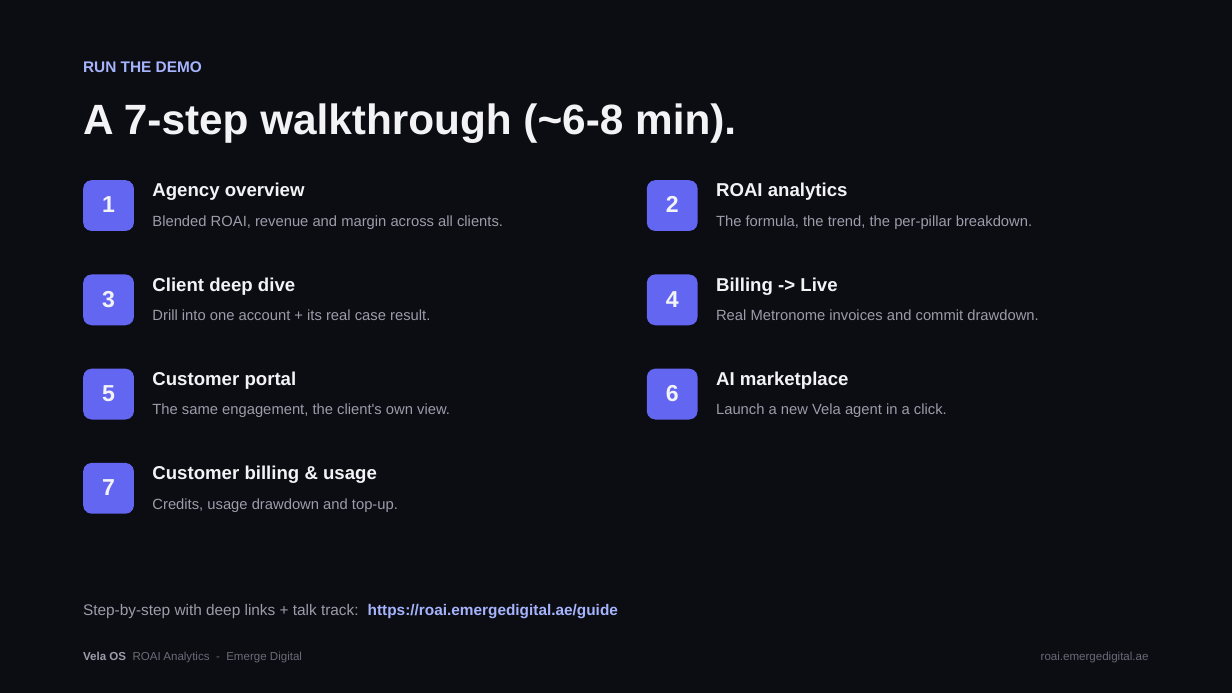
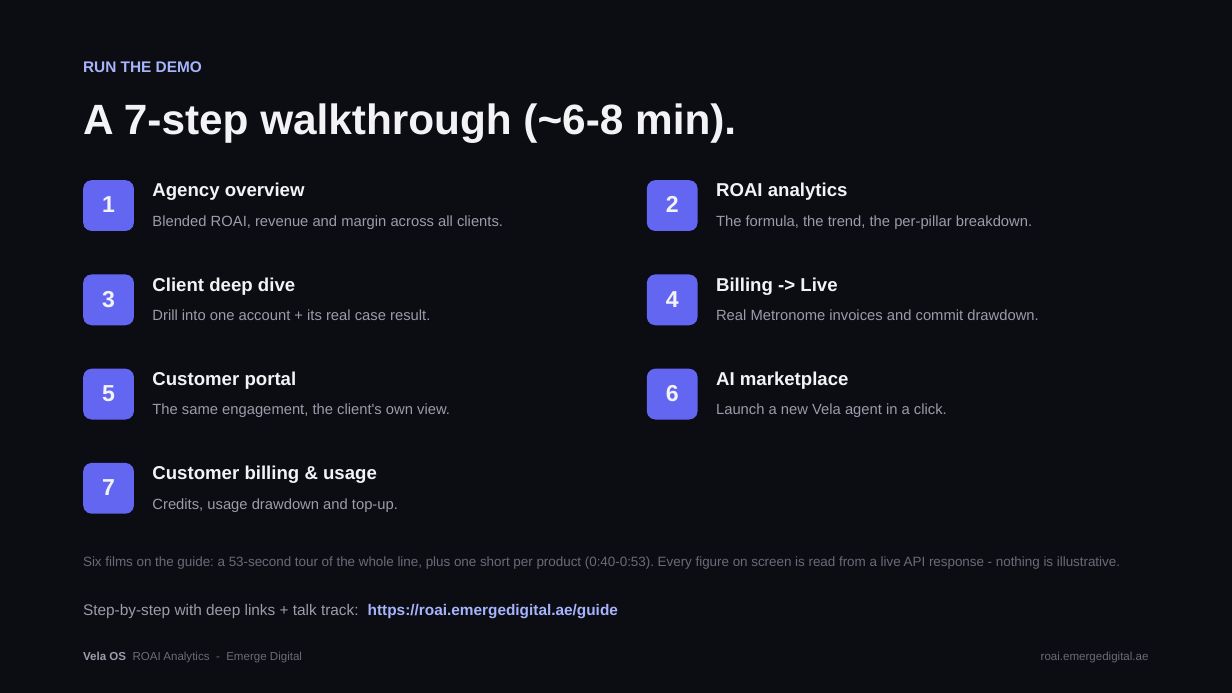
Before and after one commit to emergedigital2024/vela-os-roai, a slide deck: slide 9 of public/downloads/Vela-OS-Demo-Deck.pptx (slide 8 before the commit). Drawn at 1232x693 pixels with LibreOffice and Linux fonts; fonts in the diff are those of the drawing. Boxes give left, top, right and bottom in pixels: in the first picture for what was removed or moved away, otherwise in the second. Text is boxed around its words. In the diff, an @@ line names an element or a change of style, - is before the commit and + after.

```diff
--- a/public/downloads/Vela-OS-Demo-Deck.pptx
+++ b/public/downloads/Vela-OS-Demo-Deck.pptx
@@ text added at (83,556,1120,569), 10.5 pt, text #6B6B77 @@
+Six films on the guide: a 53-second tour of the whole line, plus one short per product (0:40-0:53). Every figure on screen is read from a live API response - nothing is illustrative.
```
Also in this commit, not shown: 1 slide added, 2 other files.
